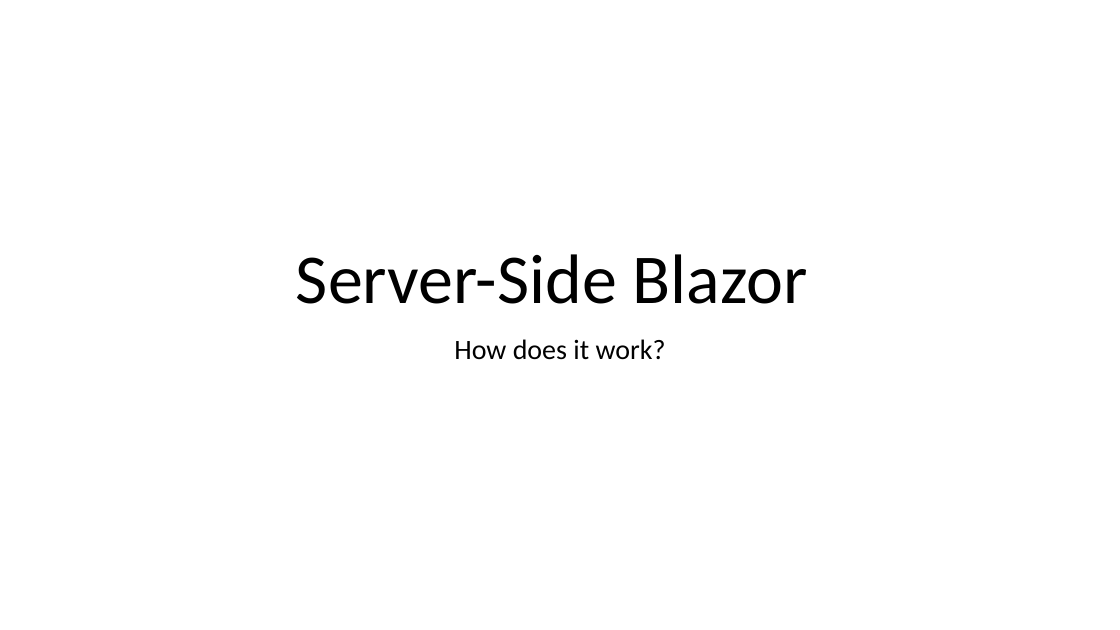
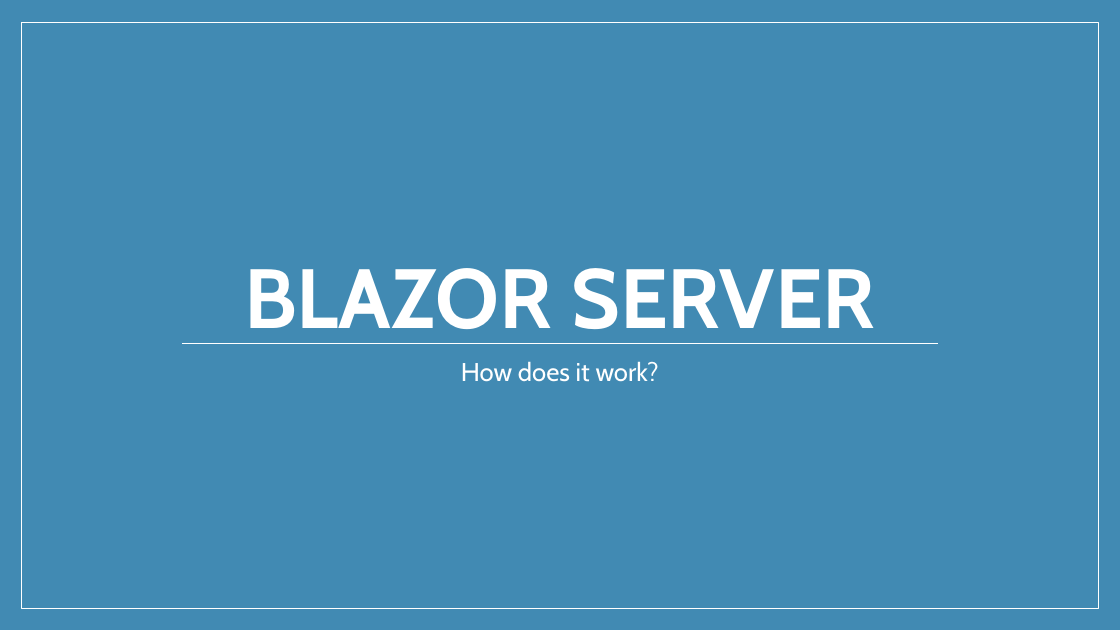
Before and after one commit to rynowak/Presentations, a slide deck: slide 4 of 2019/AusNzMeetups/blazor/slides.pptx (slide 1 before the commit). Drawn at 1120x630 pixels with LibreOffice and Linux fonts; fonts in the diff are those of the drawing. Boxes give left, top, right and bottom in pixels: in the first picture for what was removed or moved away, otherwise in the second. Text is boxed around its words. In the diff, an @@ line names an element or a change of style, - is before the commit and + after.

Commit message:
Add slides for Blazor deep-dive

```diff
--- a/2019/AusNzMeetups/blazor/slides.pptx
+++ b/2019/AusNzMeetups/blazor/slides.pptx
@@ background #FFFFFF to #418AB3 @@
@@ rectangle added at (21, 23, 1098, 608), fill #418AB3, outline #FFFFFF 1 pt @@
@@ title at (244, 268, 875, 344): text changed; size 60 to 72 pt; font Calibri to Cabin; text colour #000000 to #FFFFFF; bold on @@
-Server-Side Blazor
+BLAZOR SERVER
@@ subtitle "How does it work?": place and size @@
-subtitle "How does it work?" at (454, 339, 666, 360)
+subtitle "How does it work?" at (461, 361, 659, 382)
@@ subtitle "How does it work?" at (461, 361, 659, 382): size 24 to 22 pt, font Calibri to Cabin, text colour #000000 to #FFFFFF; more space between paragraphs @@
@@ line added from (181, 343) to (938, 343), #FFFFFF 0.79 pt @@
```
Also in this commit, not shown: 16 other slides changed, 11 slides added, 3 slides removed, 16 other files.
